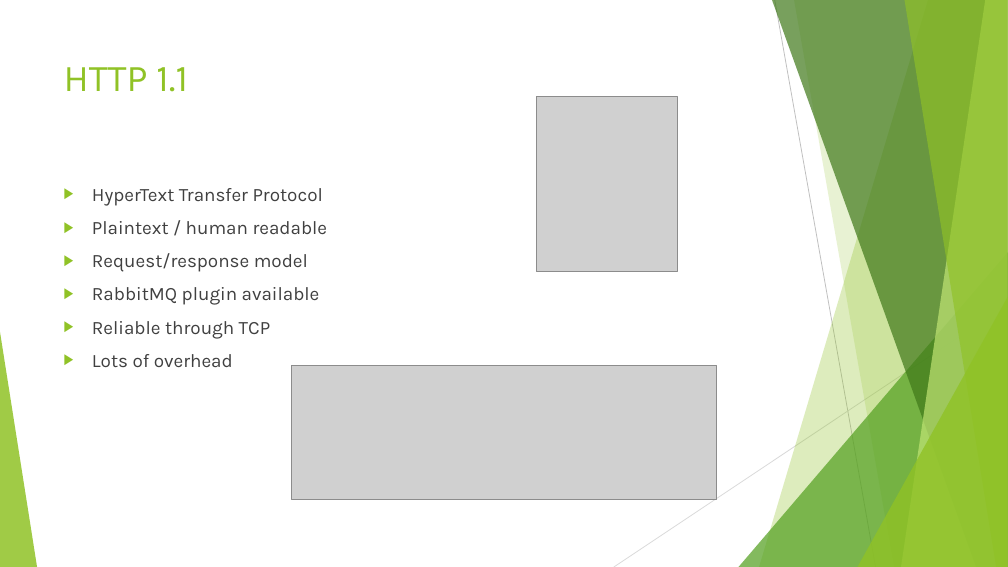
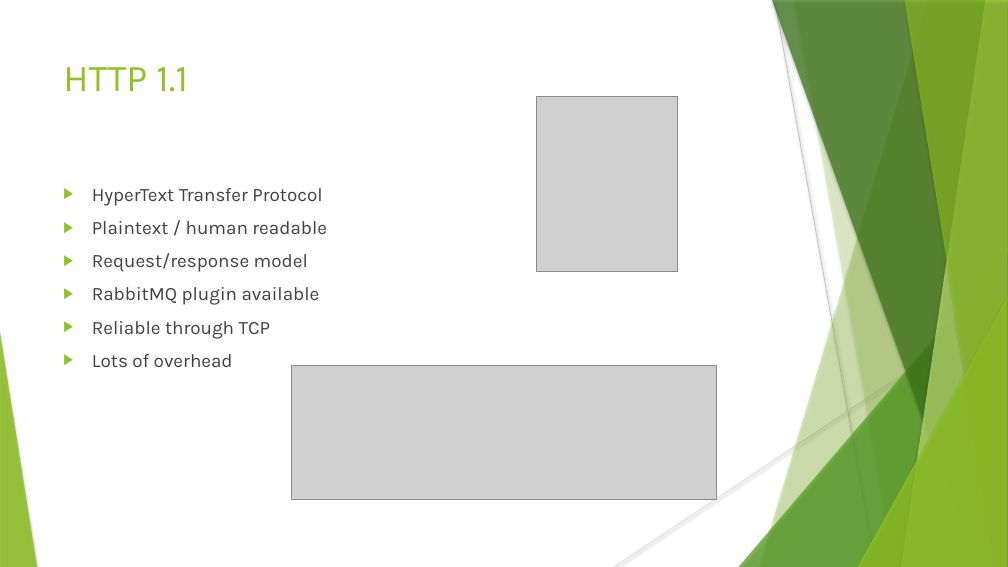
Before and after one commit to simonfink/ma, a slide deck: slide 5 of IoT_Protocols.pptx. Drawn at 1008x567 pixels with LibreOffice and Linux fonts; fonts in the diff are those of the drawing; grey boxes stand for pictures. Boxes give left, top, right and bottom in pixels: in the first picture for what was removed or moved away, otherwise in the second. Text is boxed around its words. In the diff, an @@ line names an element or a change of style, - is before the commit and + after.

```diff
--- a/IoT_Protocols.pptx
+++ b/IoT_Protocols.pptx
@@ line (775, 0) - (876, 567): stroke #BFBFBF 0.75 pt to #BFBFBF 0.74 pt @@
@@ freeform shape at <box>794,0,1008,567</box>: shadow on; outline redrawn @@
@@ text "HyperText Transfer Protocol" at <box>92,188,327,367</box>: indent changed @@
@@ shadow on in 6 elements at <box>759,0,1008,567</box>, <box>739,252,1008,567</box>, <box>772,0,1008,567</box>, <box>901,0,1008,567</box>, <box>904,0,1008,567</box>, <box>858,297,1008,567</box> @@
@@ line (1008, 305) - (614, 567): stroke #D9D9D9 0.75 pt to #D9D9D9 0.74 pt @@
```
Also in this commit, not shown: 11 other slides changed, 10 other files.
